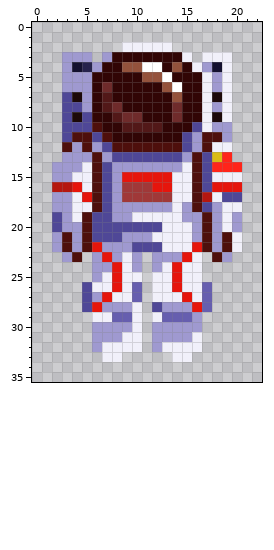
File history of a pixel-art file, sketches/astronauts-in-space/design/astronauts.aseprite. The first picture shows the starting point.
23x36 pixels, 1 frame.
The same view after the edit:
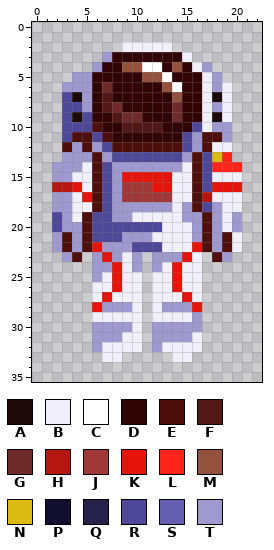
Palette (. is transparent): A #1c0909  B #f1f0fa  C #ffffff  D #310505  E #4e0f0c  F #521818  G #6f2b2b  H #b5160f  J #a03838  K #e6150c  L #ff241a  M #94523c  N #dabb14  P #13102f  Q #26224c  R #4f4797  S #665eaf  T #9f99d0
The author wrote: sketch: astronaut favicon
Changes in this commit:
layer "ISS" now hidden
y 3: x 3..5 TTT -> ...; x 17..19 BBB -> ...
y 4: x 3..5 TPQ -> ...; x 18..19 PB -> ..
y 5: x 3 T -> .; x 19 B -> .
y 17: x 19..20 RR -> BB
y 26: x 5 R -> .; x 10 S -> B; x 17 S -> .
y 27: x 5..6 RT -> .B; x 10 S -> B; x 17 S -> .
y 28: x 5 R -> .; x 12 R -> B; x 17 S -> .
y 29: x 8..9 SS -> BB; x 13..15 SSS -> BBB
Boxes around the changes in both pictures, in picture pixels (x1, y1, x2, y2):
erased: (62, 52, 92, 82)
erased: (202, 52, 232, 82)
changed: (222, 192, 242, 202)
changed: (82, 282, 212, 322)
